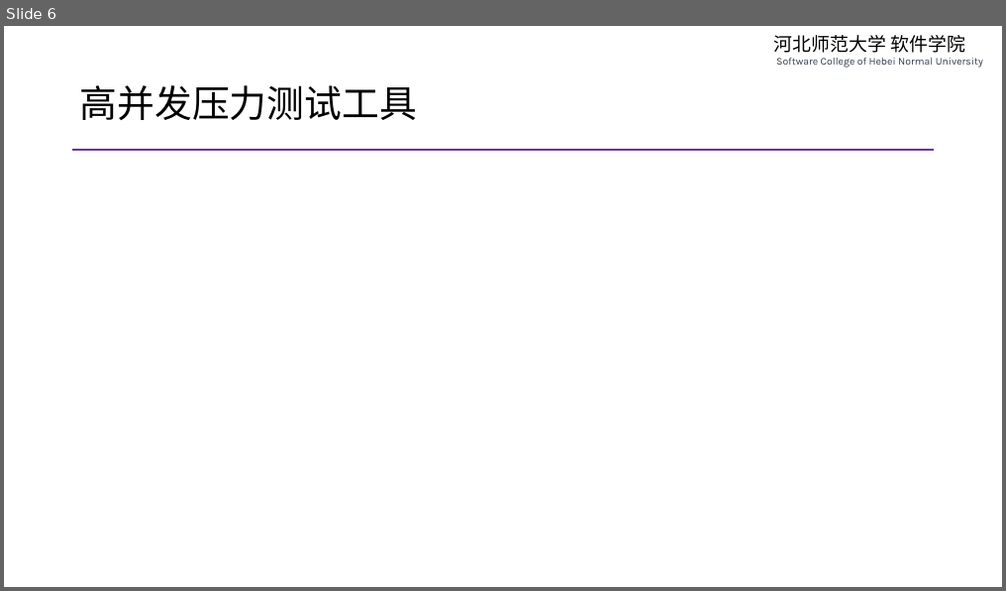
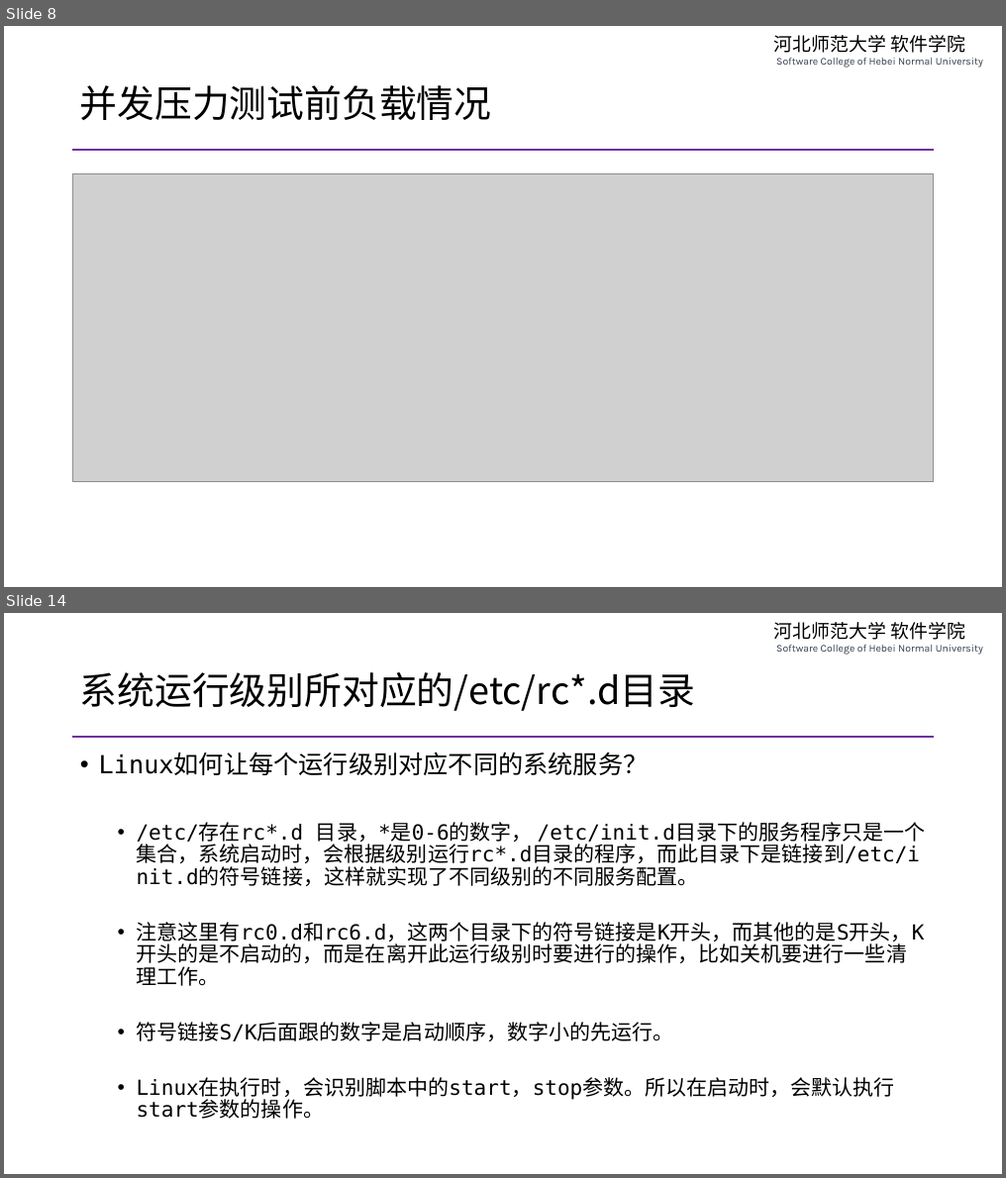
Before and after one commit to edu2act/course-php-serverside-development-on-linux, a slide deck: materials/slides/ch16-lnmp-more-detail-and-system-service.pptx. Shown one above the other, each under a label of ours: slide 6 before the commit, slides 8 and 14 after it; the slides between them are not shown. The pictures are 1006x591 and 1006x1178 pixels, drawn with LibreOffice and Linux fonts; fonts in the diff are those of the drawing; grey boxes stand for pictures. Boxes give left, top, right and bottom in pixels: in the first picture for what was removed or moved away, otherwise in the second. Text is boxed around its words. In the diff, an @@ line names an element or a change of style, - is before the commit and + after.

```diff
--- a/materials/slides/ch16-lnmp-more-detail-and-system-service.pptx
+++ b/materials/slides/ch16-lnmp-more-detail-and-system-service.pptx
@@ slide 14 added at (4,613,1002,1174), background #FFFFFF; not listed: 2 template elements that a slide beside it also shows @@
@@ title added at (80,672,695,711), 36 pt, text #000000 @@
+系统运行级别所对应的/etc/rc*.d目录
@@ text added at (99,753,926,1119), 20 pt, text #000000 @@
+• Linux如何让每个运行级别对应不同的系统服务？
+  • /etc/存在rc*.d 目录，*是0-6的数字， /etc/init.d目录下的服务程序只是一个集合，系统启动时，会根据级别运行rc*.d目录的程序，而此目录下是链接到/etc/init.d的符号链接，这样就实现了不同级别的不同服务配置。
+  • 注意这里有rc0.d和rc6.d，这两个目录下的符号链接是K开头，而其他的是S开头，K开头的是不启动的，而是在离开此运行级别时要进行的操作，比如关机要进行一些清理工作。
+  • 符号链接S/K后面跟的数字是启动顺序，数字小的先运行。
+  • Linux在执行时，会识别脚本中的start，stop参数。所以在启动时，会默认执行start参数的操作。
@@ what was slide 6 is now slide 8 @@
@@ slide 8 changed as well @@
@@ title at (80,85,492,120): text changed @@
-高并发压力测试工具
+并发压力测试前负载情况
@@ picture added at (73,174,934,482) @@
```
Also in this commit, not shown: 4 other slides changed, 9 other slides added, 4 slides removed, 7 other files.
